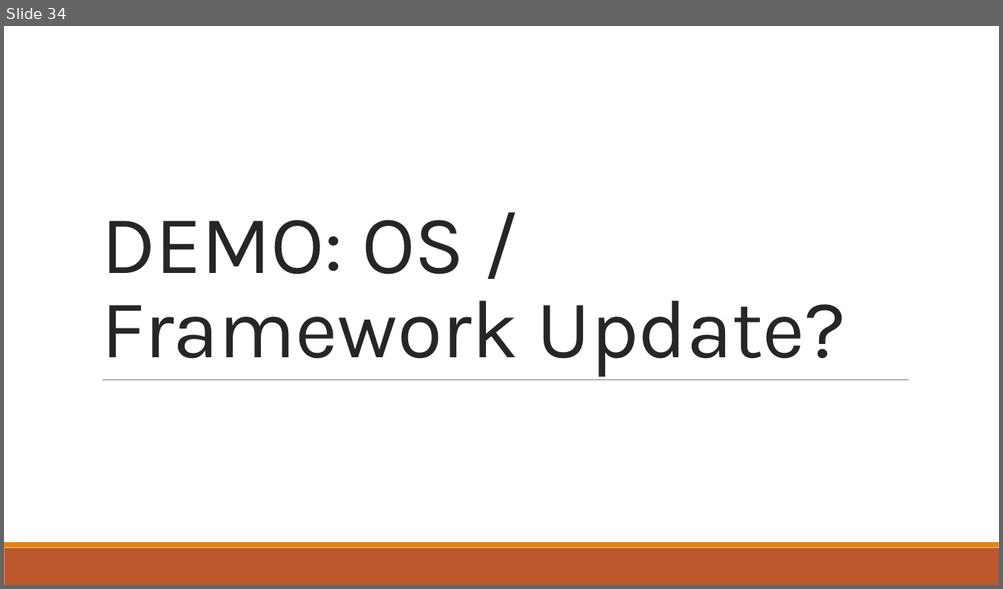
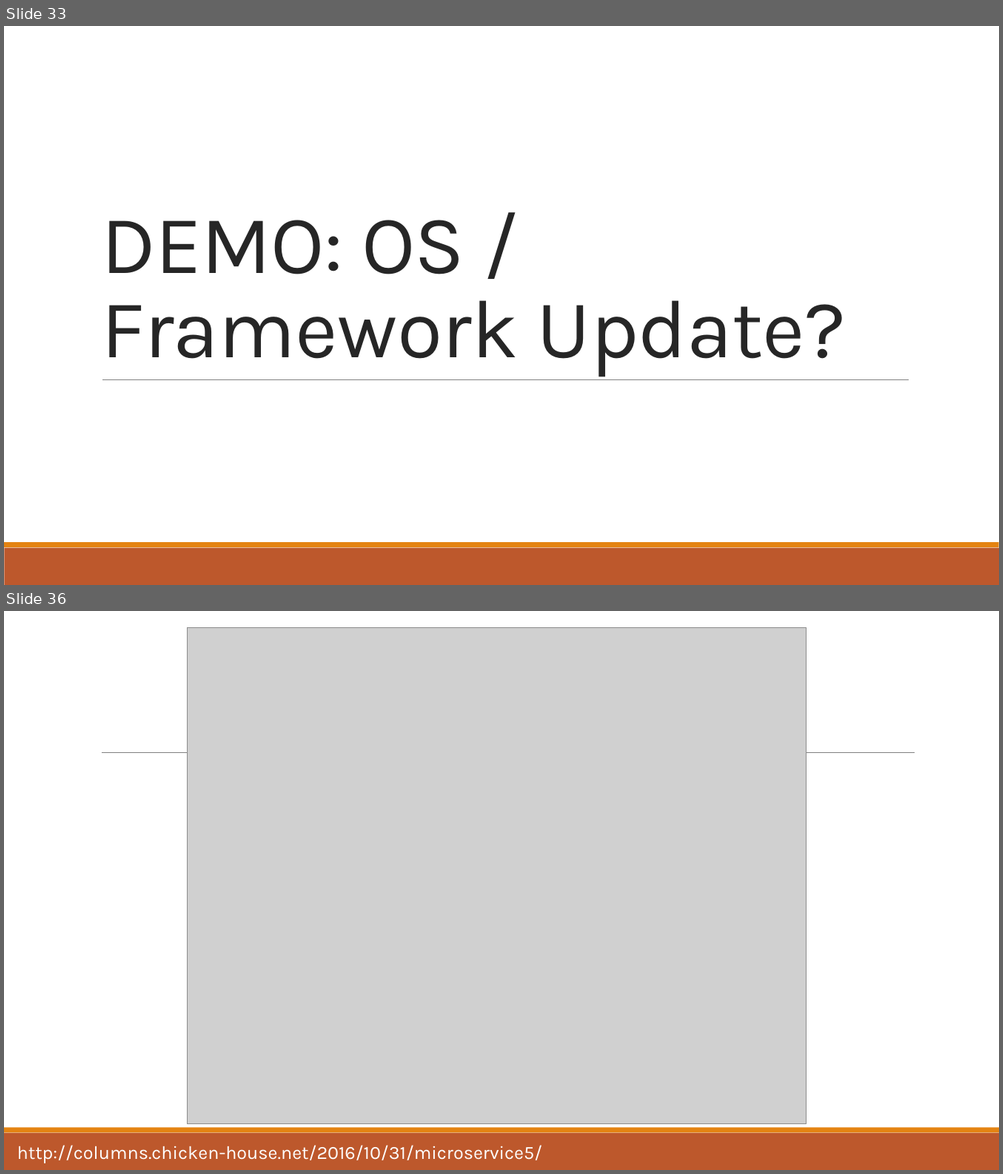
Before and after one commit to andrew0928/Meetup, a slide deck: 20170916.ContainerDrivenDevelop/slides.pptx. Shown one above the other, each under a label of ours: slide 34 before the commit, slides 33 and 36 after it; the slides between them are not shown. The pictures are 1003x589 and 1003x1174 pixels, drawn with LibreOffice and Linux fonts; fonts in the diff are those of the drawing; grey boxes stand for pictures. Boxes give left, top, right and bottom in pixels: in the first picture for what was removed or moved away, otherwise in the second. Text is boxed around its words. In the diff, an @@ line names an element or a change of style, - is before the commit and + after.

```diff
--- a/20170916.ContainerDrivenDevelop/slides.pptx
+++ b/20170916.ContainerDrivenDevelop/slides.pptx
@@ slide 36 added at (4, 611, 999, 1170), background #FFFFFF; not listed: 2 template elements that a slide beside it also shows @@
@@ picture added at (187, 627, 805, 1125) @@
@@ line added from (102, 753) to (915, 753), #808080 0.5 pt @@
@@ text added at (17, 1145, 543, 1164), 18 pt, text #FFFFFF @@
+http://columns.chicken-house.net/2016/10/31/microservice5/
@@ what was slide 34 is now slide 33 @@
```
Also in this commit, not shown: 2 slides changed, 4 other slides added.
